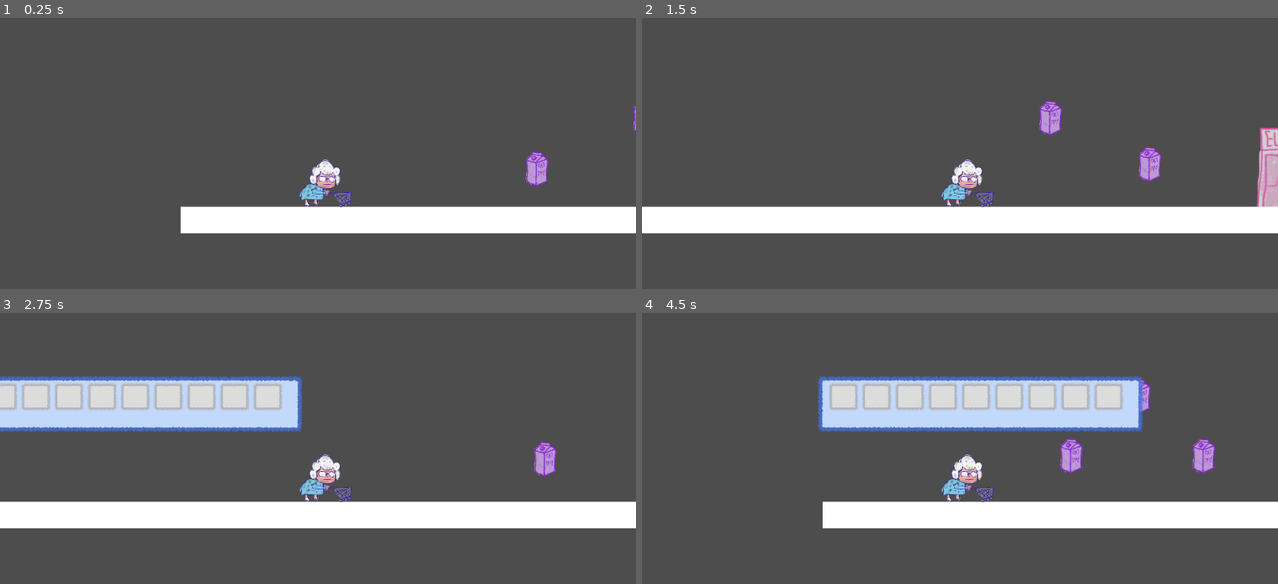
Above: before the commit, frames 1-4 (two rows, left to right).
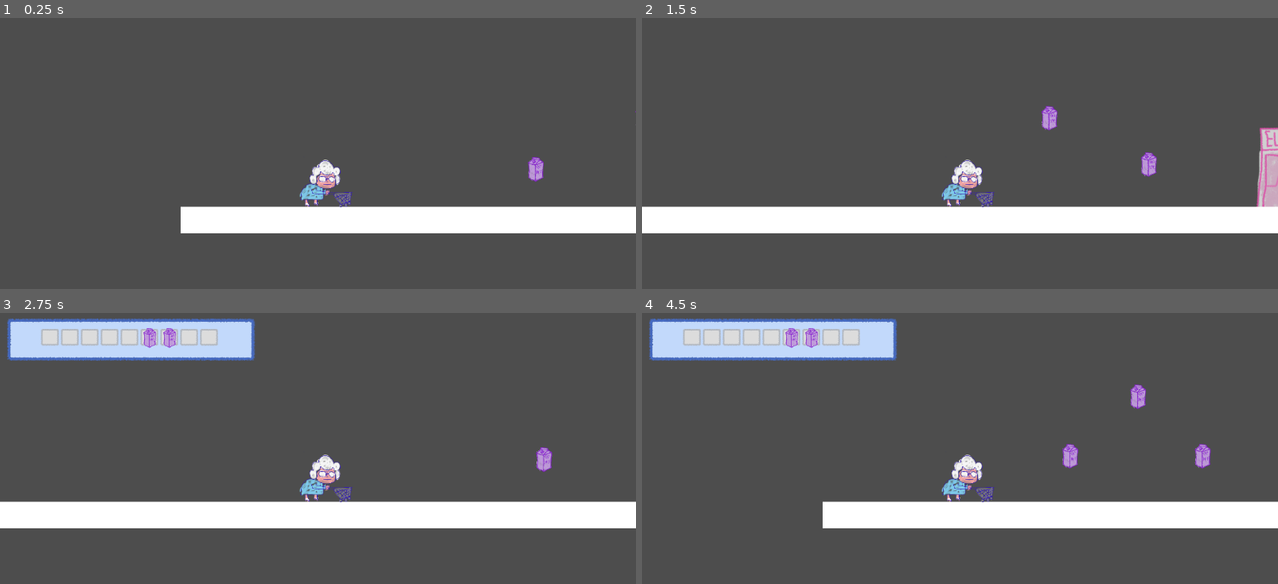
Above: after the commit, the same moments.

Repository: abebagebrehiwotova-commits/grammy-go-2
Game: Godot game, scene res://Assets/Scenes/Areas/area_1.tscn
Two runs of this game, one before a commit and one after it. Both use one fixed random seed, a clock stepped at 60 frames per second and the inputs below.
Inputs:
- Up to frame 1 (0.25 s): no input
- Up to frame 2 (1.5 s): tap Enter at 0.5 s; hold I (i) 0.53-1.28 s; hold D (move_right) from 0.53 s (still down); tap W (jump) at 0.77 s; tap I (i) at 1.35 s
- Up to frame 3 (2.75 s): tap W (jump) at 1.52 s; release D (move_right) at 2.03 s; hold A (move_left) from 2.03 s (still down); hold I (i) from 2.03 s (still down)
- Up to frame 4 (4.5 s): release A (move_left) at 2.78 s; release I (i) at 2.78 s; hold D (move_right) 2.78-4.28 s; tap I (i) at 2.85, 4.35 s; tap W (jump) at 3.02, 3.77 s; hold I (i) 3.53-4.28 s; hold A (move_left) from 4.28 s (still down)

The runs differ from the first frame. In frame 1, 0.3% of the frame differs, in the area x 82-100%, y 32-63%; in frame 2, 0.6%; in frame 3, 16%; in frame 4, 17%, in the area x 1-91%, y 2-60%.

Commit message:
neuer commit
neuer commit

Diff:
--- a/Assets/Scenes/Area Functionality/area_template.tscn
+++ b/Assets/Scenes/Area Functionality/area_template.tscn
@@ -685,8 +685,6 @@
 [node name="GroceryItems3" parent="Node2D" instance=ExtResource("4_dp7b8")]
 position = Vector2(-42, -27)
 
-[node name="Inv_UI" parent="." groups=["inventory"] instance=ExtResource("5_kfrer")]
-offset_left = -212.0
-offset_top = -95.0
-offset_right = -172.0
-offset_bottom = -55.0
+[node name="CanvasLayer" type="CanvasLayer" parent="."]
+
+[node name="Inv_UI" parent="CanvasLayer" groups=["inventory"] instance=ExtResource("5_kfrer")]
--- a/Assets/Scenes/grocery_items.tscn
+++ b/Assets/Scenes/grocery_items.tscn
@@ -4,18 +4,18 @@
 [ext_resource type="Texture2D" uid="uid://ctp8h7ikhh5vk" path="res://Assets/Sprites/oat_milk png.png" id="2_owaum"]
 
 [sub_resource type="RectangleShape2D" id="RectangleShape2D_h3fog"]
-size = Vector2(13, 8)
+size = Vector2(8.75, 14.75)
 
 [node name="GroceryItems" type="Area2D"]
 script = ExtResource("1_q8jot")
 
 [node name="Sprite2D" type="Sprite2D" parent="."]
-position = Vector2(3.8146973e-06, -1)
-scale = Vector2(0.03, 0.03)
+position = Vector2(-0.54999924, -0.797498)
+scale = Vector2(0.020961542, 0.020961542)
 texture = ExtResource("2_owaum")
 
 [node name="CollisionShape2D" type="CollisionShape2D" parent="."]
-position = Vector2(-0.5, -1)
+position = Vector2(-0.625, -0.625)
 shape = SubResource("RectangleShape2D_h3fog")
 
 [connection signal="body_entered" from="." to="." method="_on_body_entered"]
--- a/Assets/inventory/inv_ui.gd
+++ b/Assets/inventory/inv_ui.gd
@@ -1,4 +1,9 @@
 extends Control
+
+#variable for players inventory
+@onready var inv:Inv=preload("res://Assets/inventory/playerInv.tres")
+@onready var slots:Array=$NinePatchRect/GridContainer.get_children()
+
 
 #variable to check if inventory is open or closed
 var is_open = false
@@ -6,6 +11,11 @@
 #function to make sure  inventory is closed at the beginning of the game
 func _ready():
 	close()
+	update_slots()
+
+func update_slots():
+	for i in range(min(inv.items.size(),slots.size())):
+		slots[i].update(inv.items[i])
 
 #process funcion for input
 #afterwards eliminated process funcion because its apparently to complicated for the entire system
--- /dev/null
+++ b/Assets/inventory/inv_ui_slot.gd
@@ -0,0 +1,13 @@
+extends Panel
+
+
+#we need an onready variable so we can access our item display,so that we can change it
+@onready var item_visual:Sprite2D=$CenterContainer/Panel/item_display
+
+func update(item:InvItem):
+	if !item:
+		item_visual.visible=false
+	else:
+		item_visual.visible=true
+		item_visual.texture=item.texture
+		item_visual.scale = Vector2(0.05, 0.05)
--- a/Assets/inventory/inv_ui_slot.tscn
+++ b/Assets/inventory/inv_ui_slot.tscn
@@ -1,14 +1,29 @@
-[gd_scene load_steps=2 format=3 uid="uid://bpaimd0qiucj2"]
+[gd_scene load_steps=3 format=3 uid="uid://bpaimd0qiucj2"]
 
+[ext_resource type="Script" uid="uid://fqsc1qg4jrnr" path="res://Assets/inventory/inv_ui_slot.gd" id="1_7on7f"]
 [ext_resource type="Texture2D" uid="uid://c5tpdyvk7cw28" path="res://Assets/Sprites/inventory_slot.png" id="1_qh51q"]
 
 [node name="inv_ui_slot" type="Panel"]
 self_modulate = Color(1, 1, 1, 0)
-custom_minimum_size = Vector2(16, 16)
-offset_right = 16.0
-offset_bottom = 16.0
+custom_minimum_size = Vector2(32, 32)
+offset_right = 20.0
+offset_bottom = 20.0
+script = ExtResource("1_7on7f")
 
 [node name="Sprite2D" type="Sprite2D" parent="."]
-position = Vector2(8, 8.155426)
-scale = Vector2(0.12851405, 0.12385667)
+position = Vector2(16, 16.000002)
+scale = Vector2(0.24107666, 0.23234001)
 texture = ExtResource("1_qh51q")
+region_enabled = true
+region_rect = Rect2(59.5, 60.5, 145, 142)
+
+[node name="CenterContainer" type="CenterContainer" parent="."]
+custom_minimum_size = Vector2(32, 32)
+layout_mode = 0
+offset_right = 32.0
+offset_bottom = 32.0
+
+[node name="Panel" type="Panel" parent="CenterContainer"]
+layout_mode = 2
+
+[node name="item_display" type="Sprite2D" parent="CenterContainer/Panel"]
--- a/Assets/inventory/items/inv_ui.tscn
+++ b/Assets/inventory/items/inv_ui.tscn
@@ -15,9 +15,9 @@
 [node name="NinePatchRect" type="NinePatchRect" parent="."]
 layout_mode = 0
 offset_left = -8.0
-offset_top = 8.0
-offset_right = 208.0
-offset_bottom = 64.0
+offset_top = -8.0
+offset_right = 485.7143
+offset_bottom = 120.0
 texture = ExtResource("2_jr2jk")
 
 [node name="GridContainer" type="GridContainer" parent="NinePatchRect"]
--- a/Assets/inventory/playerInv.tres
+++ b/Assets/inventory/playerInv.tres
@@ -6,5 +6,5 @@
 
 [resource]
 script = ExtResource("3_qloqp")
-items = Array[ExtResource("1_38stl")]([ExtResource("2_87clc"), ExtResource("2_87clc"), null, null, null, null, null, null, null])
+items = Array[ExtResource("1_38stl")]([null, null, null, null, null, ExtResource("2_87clc"), ExtResource("2_87clc")])
 metadata/_custom_type_script = "uid://dqoprvhl3xtu2"
Not shown, added: Assets/inventory/inv_ui_slot.gd.uid
